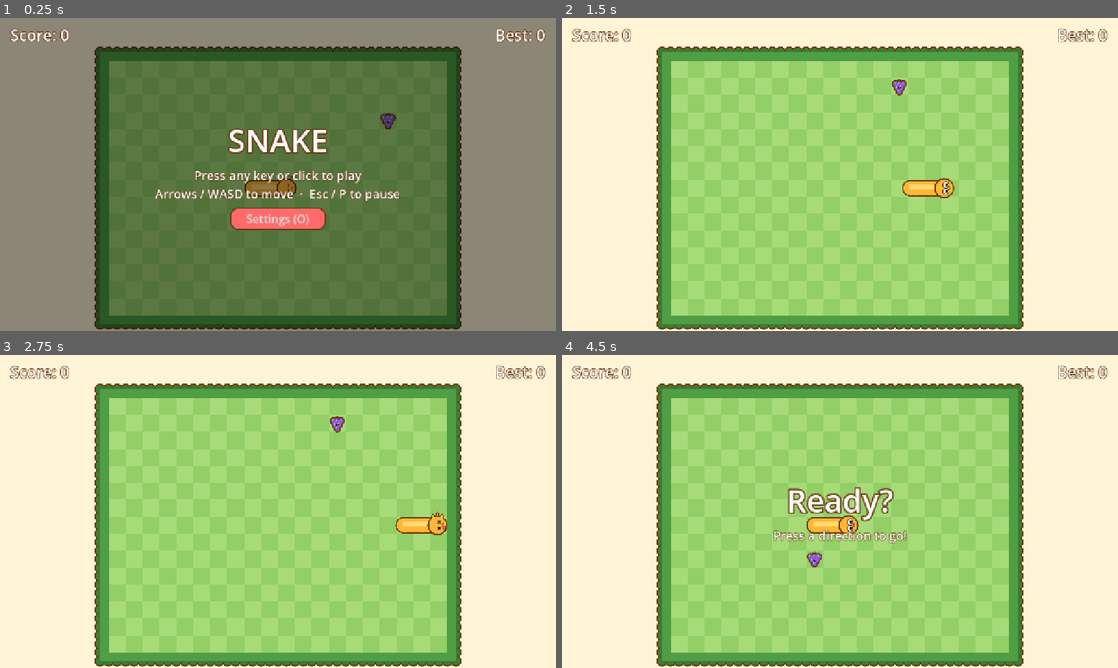
Above: before the commit, frames 1-4 (two rows, left to right).
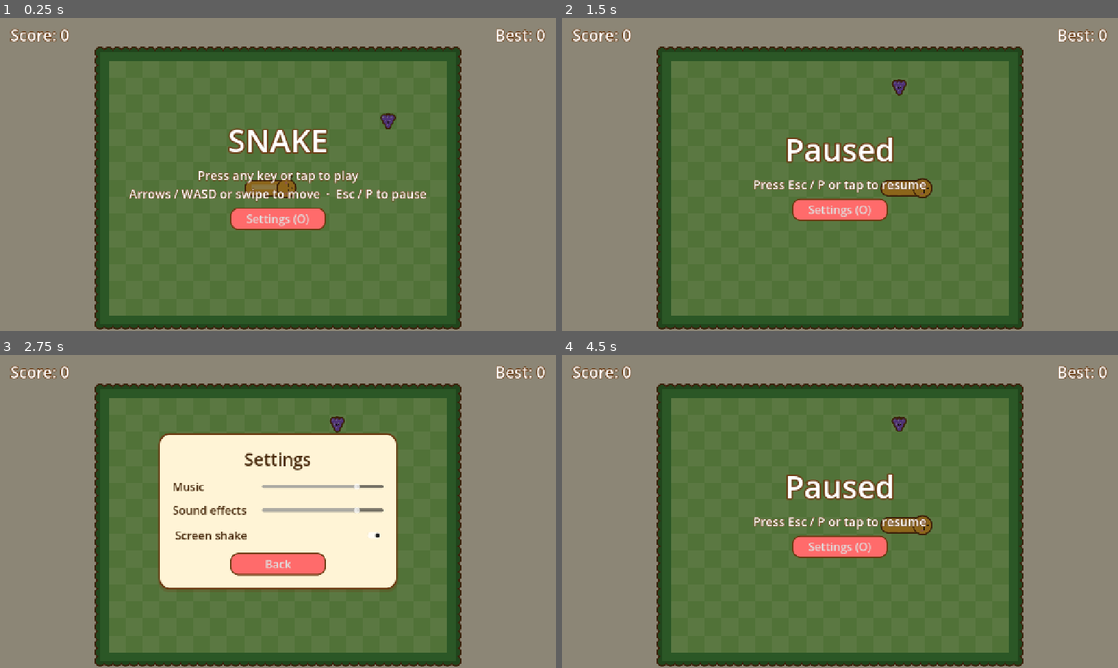
Above: after the commit, the same moments.

Repository: EduardoArthur/SMA
Game: Godot game, scene res://game/game.tscn
Two runs of this game, one before a commit and one after it. Both use one fixed random seed, a clock stepped at 60 frames per second and the inputs below.
Inputs (mouse positions are in pixels of both pictures, inside the frame that each line leads up to):
- Up to frame 1 (0.25 s): no input
- Up to frame 2 (1.5 s): tap Enter at 0.5 s; move the mouse to (962, 158) at 0.52 s; hold Right (move_right) 0.53-1.25 s; click (962, 158) at 0.67 s; click (840, 33) at 1.25 s, where only the run after the commit has a clickable "II"
- Up to frame 3 (2.75 s): click (278, 545) at 2 s, where only the run after the commit has a clickable "Settings (O)"
- Up to frame 4 (4.5 s): drag from (728, 527) to (812, 574) at 2.77 s; click (840, 536) at 3.5 s, where only the run after the commit has a clickable "Screen shake"; click (840, 564) at 4.25 s, where only the run after the commit has a clickable "Back"

The runs differ from the first frame. In frame 1, 1.7% of the frame differs, in the area x 23-77%, y 48-59%; in frame 2, 100%, in the area x 0-100%, y 0-100%; in frame 3, 100%; in frame 4, 100%.

Commit message:
Swipe controls

Diff:
--- a/snake-godot/game/game.gd
+++ b/snake-godot/game/game.gd
@@ -183,12 +183,12 @@
 # --- Layout -------------------------------------------------------------------
 
 func _on_viewport_resized() -> void:
-	if state == State.TITLE:
-		_new_run() # Nothing is in progress: pick the grid for the new shape.
-		return
-	board.layout(model.grid_size)
 	var vp := get_viewport_rect().size
 	var wants_landscape := vp.x >= vp.y
 	var is_landscape := model.grid_size.x >= model.grid_size.y
+	if state == State.TITLE or (state == State.READY and wants_landscape != is_landscape):
+		_new_run() # No run in progress yet: pick the grid for the new shape.
+		return
+	board.layout(model.grid_size)
 	if state == State.PLAYING and wants_landscape != is_landscape:
 		toggle_pause() # The grid stays fixed until the next run (GDD §3.1).
--- a/snake-godot/game/input_handler.gd
+++ b/snake-godot/game/input_handler.gd
@@ -1,14 +1,33 @@
 extends Node
-## Turns keyboard and mouse input into Game calls (Technical Design §6).
-## Touch swipes are added in M6. A touch tap already arrives here as a mouse
-## click, because Godot emulates the mouse from touch by default.
+## Turns keyboard, mouse and touch input into Game calls (Technical Design §6).
+## - Keys: Input Map actions (arrows/WASD, Esc/P, any key on Title/Game Over).
+## - Swipes: one turn per swipe, re-anchored after each turn so a quick
+##   L-shaped double swipe gives two turns (GDD §4).
+## - Taps: handled through the mouse click Godot emulates from touch, so a
+##   touch is never counted twice.
 
 @onready var game: Game = owner as Game
+
+var _touching := false
+var _anchor := Vector2.ZERO
 
 
 func _unhandled_input(event: InputEvent) -> void:
 	if game.input_blocked or event.is_action_pressed("settings"):
 		return # Settings is open, or is about to be opened by Screens.
+
+	var touch := event as InputEventScreenTouch
+	if touch != null:
+		if touch.index == 0: # Only the first finger steers.
+			_touching = touch.pressed
+			_anchor = touch.position
+		return
+	var drag := event as InputEventScreenDrag
+	if drag != null:
+		if _touching and drag.index == 0:
+			_on_drag(drag.position)
+		return
+
 	if event.is_action_pressed("move_up"):
 		game.request_turn(Vector2i.UP)
 	elif event.is_action_pressed("move_down"):
@@ -22,12 +41,26 @@
 	elif event is InputEventKey and event.is_pressed() and not event.is_echo():
 		game.on_tap(true) # "Press any key" on the Title and Game Over screens.
 	elif _is_left_click(event):
-		game.on_tap()
+		game.on_tap() # Taps during PLAYING do nothing (Game ignores them).
 	else:
 		return
 	get_viewport().set_input_as_handled()
 
 
+## A swipe is the dominant axis of the drag once it passes the threshold.
+## Positions are in canvas units (stretch mode canvas_items), so the same
+## threshold works on every screen size.
+func _on_drag(pos: Vector2) -> void:
+	var d := pos - _anchor
+	if d.length() < game.config.swipe_threshold:
+		return
+	var dir := Vector2i.RIGHT if d.x > 0.0 else Vector2i.LEFT
+	if absf(d.y) > absf(d.x):
+		dir = Vector2i.DOWN if d.y > 0.0 else Vector2i.UP
+	game.request_turn(dir)
+	_anchor = pos # Re-anchor: keep dragging in a new direction to turn again.
+
+
 func _is_left_click(event: InputEvent) -> bool:
 	var mb := event as InputEventMouseButton
 	return mb != null and mb.pressed and mb.button_index == MOUSE_BUTTON_LEFT
--- a/snake-godot/project.godot
+++ b/snake-godot/project.godot
@@ -72,6 +72,10 @@
 ]
 }
 
+[input_devices]
+
+pointing/emulate_touch_from_mouse=true
+
 [physics]
 
 3d/physics_engine="Jolt Physics"
--- a/snake-godot/ui/screens.gd
+++ b/snake-godot/ui/screens.gd
@@ -12,6 +12,7 @@
 var _headline: Label
 var _details: Label
 var _settings_button: Button
+var _pause_button: Button
 var _settings: Control
 
 
@@ -32,6 +33,17 @@
 		label.offset_bottom = 70
 		add_child(label)
 	_best.horizontal_alignment = HORIZONTAL_ALIGNMENT_RIGHT
+
+	# Pause button at the top center while playing (needed on touch screens).
+	_pause_button = _make_button("II")
+	_pause_button.custom_minimum_size = Vector2(64, 52)
+	_pause_button.set_anchors_and_offsets_preset(Control.PRESET_CENTER_TOP)
+	_pause_button.offset_left = -32
+	_pause_button.offset_right = 32
+	_pause_button.offset_top = 12
+	_pause_button.offset_bottom = 64
+	_pause_button.pressed.connect(game.toggle_pause)
+	add_child(_pause_button)
 
 	_message = VBoxContainer.new()
 	_message.alignment = BoxContainer.ALIGNMENT_CENTER
@@ -78,16 +90,16 @@
 	_best.text = "Best: %d" % SaveData.best
 	match game.state:
 		Game.State.TITLE:
-			_show("SNAKE", "Press any key or click to play\nArrows / WASD to move  ·  Esc / P to pause")
+			_show("SNAKE", "Press any key or tap to play\nArrows / WASD or swipe to move  ·  Esc / P to pause")
 		Game.State.READY:
-			_show("Ready?", "Press a direction to go!", false)
+			_show("Ready?", "Press a direction or swipe to go!", false)
 		Game.State.PAUSED:
-			_show("Paused", "Press Esc / P or click to resume")
+			_show("Paused", "Press Esc / P or tap to resume")
 		Game.State.GAME_OVER:
 			var details := "Score: %d" % game.model.score
 			if game.last_run_new_best:
 				details += "\nNEW BEST!"
-			details += "\n\nPress any key or click to retry"
+			details += "\n\nPress any key or tap to retry"
 			_show("PERFECT!" if game.last_run_perfect else "Game Over", details)
 		_:
 			_show("", "", false) # PLAYING and DYING: keep the board clear.
@@ -100,6 +112,7 @@
 	_details.visible = details != ""
 	_dim.visible = dim
 	_settings_button.visible = _settings_allowed()
+	_pause_button.visible = game.state == Game.State.PLAYING
 
 
 func _settings_allowed() -> bool:
--- a/snake-godot/view/fruit_view.gd
+++ b/snake-godot/view/fruit_view.gd
@@ -10,6 +10,8 @@
 var _time := 0.0
 var _spawn_t := 1.0 ## Time since the fruit appeared (for the pop-in).
 var _last_fruit := Vector2i(-2, -2)
+var _panic := false ## Set each frame in _draw; read by _face().
+var _look := Vector2.ZERO ## Direction from the fruit to the snake's head.
 
 
 func _process(delta: float) -> void:
@@ -33,7 +35,17 @@
 	var squash := Vector2(1.0 - 0.03 * wave, 1.0 + 0.06 * wave)
 	var k := clampf(_spawn_t / 0.2, 0.0, 1.0)
 	var pop := lerpf(0.0, 1.15, k / 0.7) if k < 0.7 else lerpf(1.15, 1.0, (k - 0.7) / 0.3)
-	draw_set_transform(board.cell_to_pos(Vector2(model.fruit)), 0.0, squash * pop)
+
+	# Panic (GDD §6.4): scared face and a fast shake when the head is close.
+	# Purely visual: the fruit never changes cell.
+	var center := board.cell_to_pos(Vector2(model.fruit))
+	var head := board.cell_to_pos(Vector2(model.body[0]))
+	var gap := (model.body[0] - model.fruit).abs()
+	_panic = gap.x + gap.y <= game.config.fruit_panic_range
+	_look = (head - center).normalized() if _panic else Vector2.ZERO
+	if _panic:
+		center.x += sin(_time * TAU * 18.0) * c * 0.05
+	draw_set_transform(center, 0.0, squash * pop)
 
 	var color: Color = Palette.FRUIT[model.fruit_type]
 	match model.fruit_type:
@@ -88,8 +100,23 @@
 	draw_polyline(pts, Palette.OUTLINE, o * 0.7, true)
 
 
-## Tiny happy face: two dot eyes and a small smile (Art Bible §6).
+## Tiny face (Art Bible §6): happy dots and a smile, or, in panic, wide eyes
+## looking at the snake, a wobbly mouth and a sweat drop.
 func _face(center: Vector2, radius: float) -> void:
+	if _panic:
+		for side: float in [-1.0, 1.0]:
+			var e := center + Vector2(0.3 * side, -0.08) * radius
+			draw_circle(e, radius * 0.24, Palette.OUTLINE, true, -1.0, true)
+			draw_circle(e, radius * 0.19, Palette.EYE_WHITE, true, -1.0, true)
+			draw_circle(e + _look * radius * 0.09, radius * 0.07, Palette.PUPIL, true, -1.0, true)
+		var mouth := PackedVector2Array()
+		for i in 5:
+			mouth.append(center + Vector2(-0.2 + i * 0.1, 0.32 + (0.05 if i % 2 == 0 else -0.05)) * radius)
+		draw_polyline(mouth, Palette.PUPIL, maxf(1.5, radius * 0.07), true)
+		var drop := center + Vector2(0.75, -0.6) * radius
+		draw_colored_polygon(PackedVector2Array([drop + Vector2(0.0, -0.3) * radius, drop + Vector2(-0.11, 0.0) * radius, drop + Vector2(0.11, 0.0) * radius]), Palette.SWEAT)
+		draw_circle(drop, radius * 0.11, Palette.SWEAT, true, -1.0, true)
+		return
 	var eye := radius * 0.12
 	draw_circle(center + Vector2(-0.3, -0.05) * radius, eye, Palette.PUPIL, true, -1.0, true)
 	draw_circle(center + Vector2(0.3, -0.05) * radius, eye, Palette.PUPIL, true, -1.0, true)
Not shown, changed: snake-godot/_gdks-output/gdks-workflow-status.yaml
